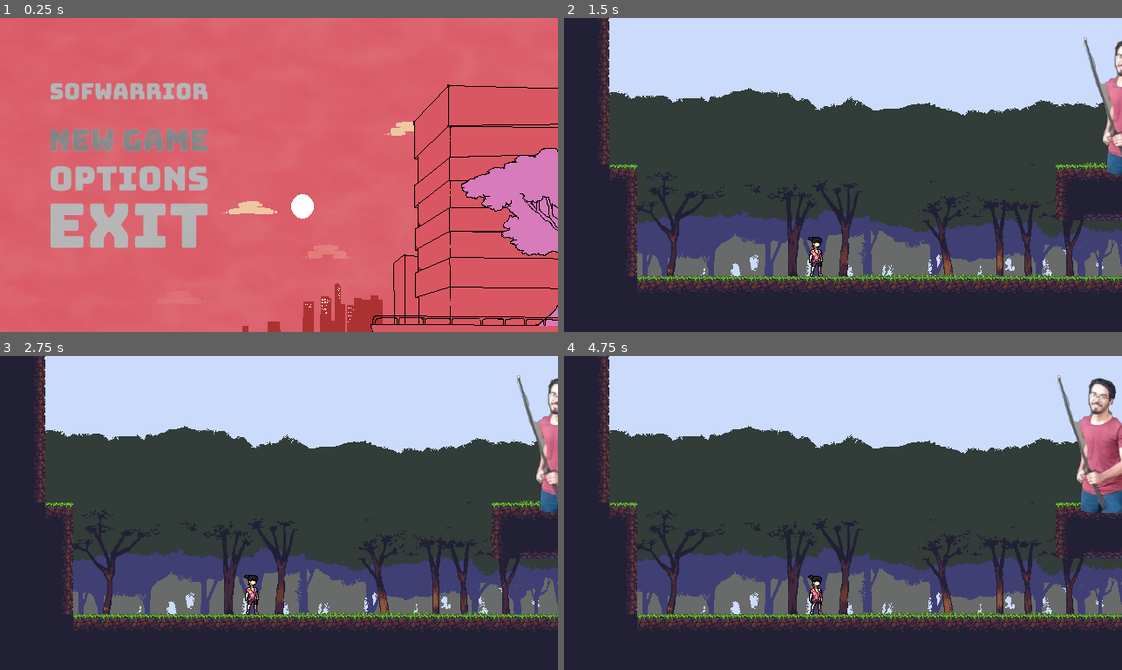
Above: before the commit, frames 1-4 (two rows, left to right).
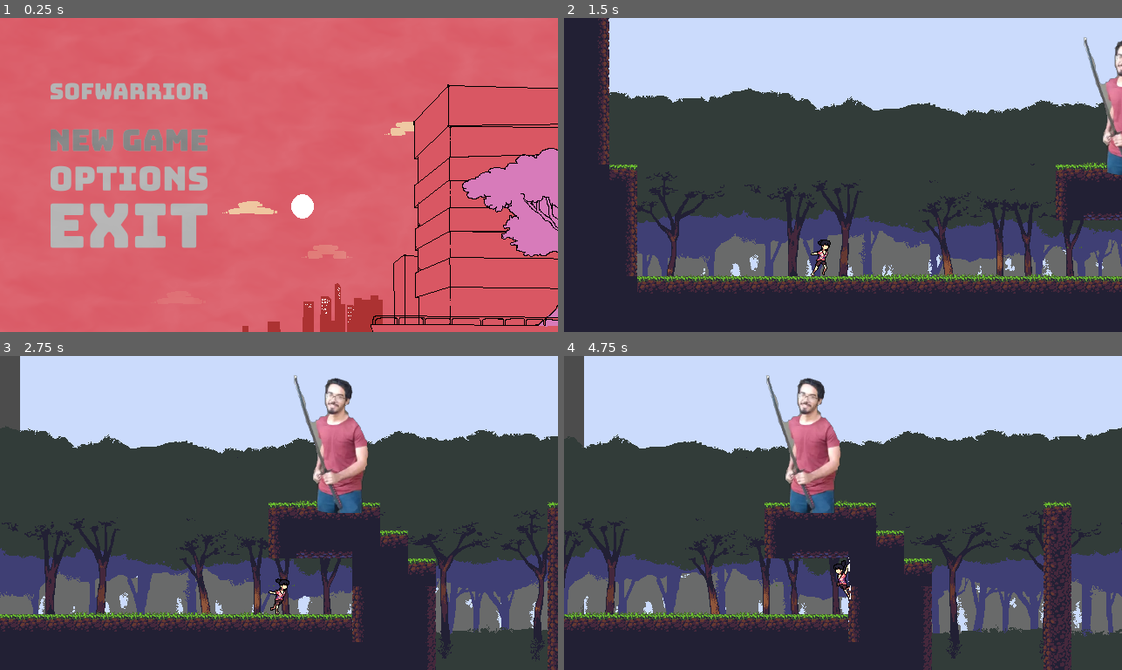
Above: after the commit, the same moments.

Repository: marcelo-lemos/Softwarrior
Game: Godot game, scene res://Nodes/UI/TitleScreen.tscn
Same seed, same stepped clock (60 frames per second), same inputs: the game is played once before the commit and once after it. The engine's default icon, where the game draws it, is replaced by a stand-in: a white triangle on a blue panel in a dark square.
Inputs (mouse positions are in pixels of both pictures, inside the frame that each line leads up to):
- Up to frame 1 (0.25 s): no input
- Up to frame 2 (1.5 s): click (692, 140) at 0.5 s; tap Enter (ui_accept) at 1.25 s; hold Right (ui_right) from 1.28 s (still down); hold X (attack) from 1.28 s (still down)
- Up to frame 3 (2.75 s): keep holding Right (ui_right); tap Z (jump) at 1.52, 1.82, 2.27, 2.3, 2.57 s; tap C (dash) at 1.55, 2.1 s; release X (attack) at 2.03 s
- Up to frame 4 (4.75 s): release Right (ui_right) at 2.78 s; hold Left (ui_left) 2.78-3.53 s; hold Z (jump) 2.78-3.53 s; tap X (attack) at 3.05, 3.6 s; hold Right (ui_right) from 3.53 s (still down); tap Z (jump) at 3.77, 4.07, 4.52, 4.55 s; tap C (dash) at 3.8 s; hold C (dash) from 4.28 s (still down)

The runs differ from the first frame. In frame 1, 0.2% of the frame differs, in the area x 82-100%, y 41-77%; in frame 2, 0.3%; in frame 3, 35%; in frame 4, 40%, in the area x 0-100%, y 0-100%.
Error before the commit: Invalid call. Nonexistent function 'attack' in base 'Area2D (Katana.gd)'. (res://Nodes/Characters/Player/Attack.gd:5)

Commit message:
ground combo works, but not exiting attack state correctly

Diff:
--- a/game/Nodes/Characters/Player/Attack.gd
+++ b/game/Nodes/Characters/Player/Attack.gd
@@ -1,8 +1,9 @@
-extends "res://Nodes/Characters/Player/Motion.gd"
+extends "res://Nodes/Characters/Player/Move.gd"
 
 func enter():
+	player.melee.connect("attack_finished", self, "_on_Katana_attack_finished")
 	print("Entered KATANA")
-	player.katana.attack()
+	player.melee.attack()
 	player.katana.get_node("AnimationPlayer").play("attack")
 	.enter()
 
@@ -12,7 +13,7 @@
 
 func handle_input(event):
 	if event.is_action_pressed("jump") and body.is_on_floor():
-		player.katana._change_state(0)
+		player.melee._change_state(0)
 		emit_signal("finished", "mid_air")
 	return .handle_input(event)
 
@@ -22,5 +23,4 @@
 	.update(delta)
 
 func _on_Katana_attack_finished():
-	print("lixo")
 	emit_signal("finished", "previous")
--- a/game/Nodes/Characters/Player/Dash.gd
+++ b/game/Nodes/Characters/Player/Dash.gd
@@ -35,7 +35,7 @@
 		player.velocity.y = JUMP_FORCE
 		emit_signal("finished", "mid_air")
 	if event.is_action_pressed("attack"):
-		emit_signal("finished", "attack")
+		emit_signal("finished", "dash_attack")
 	return .handle_input(event)
 
 func update(delta):
--- /dev/null
+++ b/game/Nodes/Characters/Player/DashAttack.gd
@@ -0,0 +1,13 @@
+extends "res://Nodes/Characters/Player/Attack.gd"
+
+# Declare member variables here. Examples:
+# var a = 2
+# var b = "text"
+
+# Called when the node enters the scene tree for the first time.
+func _ready():
+	pass # Replace with function body.
+
+# Called every frame. 'delta' is the elapsed time since the previous frame.
+#func _process(delta):
+#	pass
--- a/game/Nodes/Characters/Player/Motion.gd
+++ b/game/Nodes/Characters/Player/Motion.gd
@@ -2,7 +2,7 @@
 
 func handle_input(event):
 	if event.is_action_pressed("dash") and player.has_dash:
-		player.katana._change_state(0)
+		#player.katana._change_state(0)
 		emit_signal("finished", "dash")
 
 	if event.is_action_pressed("fire") and player.shuriken_shots > 0:
--- a/game/Nodes/Characters/Player/Move.gd
+++ b/game/Nodes/Characters/Player/Move.gd
@@ -19,7 +19,7 @@
 		emit_signal("finished", "mid_air")
 	if event.is_action_pressed("attack"):
 		player.velocity.x = 0
-		emit_signal("finished", "attack")
+		emit_signal("finished", "ground_attack")
 	return .handle_input(event)
 
 func update(delta):
--- a/game/Nodes/Characters/Player/Player.tscn
+++ b/game/Nodes/Characters/Player/Player.tscn
@@ -1,78 +1,79 @@
-[gd_scene load_steps=45 format=2]
+[gd_scene load_steps=46 format=2]
 
 [ext_resource path="res://Nodes/Characters/Player/PlayerController.gd" type="Script" id=1]
 [ext_resource path="res://Nodes/Characters/GenericCharacter.tscn" type="PackedScene" id=2]
-[ext_resource path="res://Assets/Sprites/MC/PlayerDash1.png" type="Texture" id=3]
-[ext_resource path="res://Assets/Sprites/MC/PlayerDash2.png" type="Texture" id=4]
-[ext_resource path="res://Assets/Sprites/MC/PlayerDash3.png" type="Texture" id=5]
-[ext_resource path="res://Assets/Sprites/MC/PlayerDash4.png" type="Texture" id=6]
-[ext_resource path="res://Assets/Sprites/MC/PlayerIdle1.png" type="Texture" id=7]
-[ext_resource path="res://Assets/Sprites/MC/PlayerIdle2.png" type="Texture" id=8]
-[ext_resource path="res://Assets/Sprites/MC/PlayerIdle3.png" type="Texture" id=9]
-[ext_resource path="res://Assets/Sprites/MC/PlayerIdle4.png" type="Texture" id=10]
-[ext_resource path="res://Assets/Sprites/MC/PlayerIdle5.png" type="Texture" id=11]
-[ext_resource path="res://Assets/Sprites/MC/PlayerIdle6.png" type="Texture" id=12]
-[ext_resource path="res://Assets/Sprites/MC/PlayerWall1.png" type="Texture" id=13]
-[ext_resource path="res://Assets/Sprites/MC/PlayerWall2.png" type="Texture" id=14]
-[ext_resource path="res://Assets/Sprites/MC/PlayerWall3.png" type="Texture" id=15]
-[ext_resource path="res://Assets/Sprites/MC/PlayerRun1.png" type="Texture" id=16]
-[ext_resource path="res://Assets/Sprites/MC/PlayerRun2.png" type="Texture" id=17]
-[ext_resource path="res://Assets/Sprites/MC/PlayerRun3.png" type="Texture" id=18]
-[ext_resource path="res://Assets/Sprites/MC/PlayerRun4.png" type="Texture" id=19]
-[ext_resource path="res://Assets/Sprites/MC/PlayerRun5.png" type="Texture" id=20]
-[ext_resource path="res://Assets/Sprites/MC/PlayerRun6.png" type="Texture" id=21]
-[ext_resource path="res://Assets/Sprites/MC/PlayerRun7.png" type="Texture" id=22]
-[ext_resource path="res://Assets/Sprites/MC/PlayerRun8.png" type="Texture" id=23]
-[ext_resource path="res://Assets/Sprites/MC/PlayerRun9.png" type="Texture" id=24]
-[ext_resource path="res://Assets/Sprites/MC/PlayerRun10.png" type="Texture" id=25]
-[ext_resource path="res://Assets/Sprites/MC/PlayerRun11.png" type="Texture" id=26]
-[ext_resource path="res://Assets/Sprites/MC/playerJumpDown.png" type="Texture" id=27]
-[ext_resource path="res://Assets/Sprites/MC/playerJumpUp.png" type="Texture" id=28]
-[ext_resource path="res://Nodes/Combat/Katanada.gd" type="Script" id=29]
-[ext_resource path="res://Nodes/Combat/shurikenShots.gd" type="Script" id=30]
-[ext_resource path="res://Nodes/Combat/Katana.tscn" type="PackedScene" id=31]
+[ext_resource path="res://Assets/Sprites/MC/playerJumpDown.png" type="Texture" id=3]
+[ext_resource path="res://Assets/Sprites/MC/PlayerWall1.png" type="Texture" id=4]
+[ext_resource path="res://Assets/Sprites/MC/PlayerWall2.png" type="Texture" id=5]
+[ext_resource path="res://Assets/Sprites/MC/PlayerWall3.png" type="Texture" id=6]
+[ext_resource path="res://Assets/Sprites/MC/PlayerRun1.png" type="Texture" id=7]
+[ext_resource path="res://Assets/Sprites/MC/PlayerRun2.png" type="Texture" id=8]
+[ext_resource path="res://Assets/Sprites/MC/PlayerRun3.png" type="Texture" id=9]
+[ext_resource path="res://Assets/Sprites/MC/PlayerRun4.png" type="Texture" id=10]
+[ext_resource path="res://Assets/Sprites/MC/PlayerRun5.png" type="Texture" id=11]
+[ext_resource path="res://Assets/Sprites/MC/PlayerRun6.png" type="Texture" id=12]
+[ext_resource path="res://Assets/Sprites/MC/PlayerRun7.png" type="Texture" id=13]
+[ext_resource path="res://Assets/Sprites/MC/PlayerRun8.png" type="Texture" id=14]
+[ext_resource path="res://Assets/Sprites/MC/PlayerRun9.png" type="Texture" id=15]
+[ext_resource path="res://Assets/Sprites/MC/PlayerRun10.png" type="Texture" id=16]
+[ext_resource path="res://Assets/Sprites/MC/PlayerRun11.png" type="Texture" id=17]
+[ext_resource path="res://Assets/Sprites/MC/playerJumpUp.png" type="Texture" id=18]
+[ext_resource path="res://Assets/Sprites/MC/PlayerIdle1.png" type="Texture" id=19]
+[ext_resource path="res://Assets/Sprites/MC/PlayerIdle2.png" type="Texture" id=20]
+[ext_resource path="res://Assets/Sprites/MC/PlayerIdle3.png" type="Texture" id=21]
+[ext_resource path="res://Assets/Sprites/MC/PlayerIdle4.png" type="Texture" id=22]
+[ext_resource path="res://Assets/Sprites/MC/PlayerIdle5.png" type="Texture" id=23]
+[ext_resource path="res://Assets/Sprites/MC/PlayerIdle6.png" type="Texture" id=24]
+[ext_resource path="res://Assets/Sprites/MC/PlayerDash1.png" type="Texture" id=25]
+[ext_resource path="res://Assets/Sprites/MC/PlayerDash2.png" type="Texture" id=26]
+[ext_resource path="res://Assets/Sprites/MC/PlayerDash3.png" type="Texture" id=27]
+[ext_resource path="res://Assets/Sprites/MC/PlayerDash4.png" type="Texture" id=28]
+[ext_resource path="res://Nodes/Combat/Melee.gd" type="Script" id=29]
+[ext_resource path="res://Nodes/Combat/Katana.tscn" type="PackedScene" id=30]
+[ext_resource path="res://Nodes/Combat/shurikenShots.gd" type="Script" id=31]
 [ext_resource path="res://Nodes/Characters/Player/PlayerStateMachine.gd" type="Script" id=32]
 [ext_resource path="res://Nodes/Characters/Player/Move.gd" type="Script" id=33]
 [ext_resource path="res://Nodes/Characters/Player/Dash.gd" type="Script" id=34]
 [ext_resource path="res://Nodes/Characters/Player/MidAir.gd" type="Script" id=35]
 [ext_resource path="res://Nodes/Characters/Player/OnWall.gd" type="Script" id=36]
 [ext_resource path="res://Nodes/Characters/Player/Attack.gd" type="Script" id=37]
-[ext_resource path="res://Nodes/Characters/Player/TextureEmitter.gd" type="Script" id=38]
-[ext_resource path="res://Assets/Sprites/MC/PlayerDashTrailFlip.png" type="Texture" id=39]
-[ext_resource path="res://Nodes/Characters/Player/CPUParticles2D.gd" type="Script" id=40]
-[ext_resource path="res://Assets/Sprites/MC/PlayerDashTrail.png" type="Texture" id=41]
+[ext_resource path="res://Nodes/Characters/Player/DashAttack.gd" type="Script" id=38]
+[ext_resource path="res://Nodes/Characters/Player/TextureEmitter.gd" type="Script" id=39]
+[ext_resource path="res://Assets/Sprites/MC/PlayerDashTrailFlip.png" type="Texture" id=40]
+[ext_resource path="res://Nodes/Characters/Player/CPUParticles2D.gd" type="Script" id=41]
+[ext_resource path="res://Assets/Sprites/MC/PlayerDashTrail.png" type="Texture" id=42]
 
 [sub_resource type="SpriteFrames" id=1]
 animations = [ {
-"frames": [ ExtResource( 3 ), ExtResource( 4 ), ExtResource( 5 ), ExtResource( 6 ) ],
+"frames": [ ExtResource( 3 ) ],
+"loop": true,
+"name": "JumpDown",
+"speed": 5.0
+}, {
+"frames": [ ExtResource( 4 ), ExtResource( 5 ), ExtResource( 6 ) ],
+"loop": true,
+"name": "Wall",
+"speed": 12.0
+}, {
+"frames": [ ExtResource( 7 ), ExtResource( 8 ), ExtResource( 9 ), ExtResource( 10 ), ExtResource( 11 ), ExtResource( 12 ), ExtResource( 13 ), ExtResource( 14 ), ExtResource( 15 ), ExtResource( 16 ), ExtResource( 17 ) ],
+"loop": true,
+"name": "Run",
+"speed": 19.0
+}, {
+"frames": [ ExtResource( 18 ) ],
+"loop": true,
+"name": "JumpUp",
+"speed": 5.0
+}, {
+"frames": [ ExtResource( 19 ), ExtResource( 20 ), ExtResource( 21 ), ExtResource( 22 ), ExtResource( 23 ), ExtResource( 24 ) ],
+"loop": true,
+"name": "Idle",
+"speed": 10.0
+}, {
+"frames": [ ExtResource( 25 ), ExtResource( 26 ), ExtResource( 27 ), ExtResource( 28 ) ],
 "loop": true,
 "name": "Dash",
 "speed": 12.0
-}, {
-"frames": [ ExtResource( 7 ), ExtResource( 8 ), ExtResource( 9 ), ExtResource( 10 ), ExtResource( 11 ), ExtResource( 12 ) ],
-"loop": true,
-"name": "Idle",
-"speed": 10.0
-}, {
-"frames": [ ExtResource( 13 ), ExtResource( 14 ), ExtResource( 15 ) ],
-"loop": true,
-"name": "Wall",
-"speed": 12.0
-}, {
-"frames": [ ExtResource( 16 ), ExtResource( 17 ), ExtResource( 18 ), ExtResource( 19 ), ExtResource( 20 ), ExtResource( 21 ), ExtResource( 22 ), ExtResource( 23 ), ExtResource( 24 ), ExtResource( 25 ), ExtResource( 26 ) ],
-"loop": true,
-"name": "Run",
-"speed": 19.0
-}, {
-"frames": [ ExtResource( 27 ) ],
-"loop": true,
-"name": "JumpDown",
-"speed": 5.0
-}, {
-"frames": [ ExtResource( 28 ) ],
-"loop": true,
-"name": "JumpUp",
-"speed": 5.0
 } ]
 
 [sub_resource type="RectangleShape2D" id=2]
@@ -100,12 +101,12 @@
 [node name="MeleeAttack" type="Node2D" parent="GenericCharacter"]
 script = ExtResource( 29 )
 
-[node name="RangedAttack" type="Node2D" parent="GenericCharacter"]
-script = ExtResource( 30 )
-
-[node name="Katana" parent="GenericCharacter" instance=ExtResource( 31 )]
+[node name="Katana" parent="GenericCharacter/MeleeAttack" instance=ExtResource( 30 )]
 position = Vector2( -2.14043, 4.75652 )
 scale = Vector2( 0.567981, 0.833842 )
+
+[node name="RangedAttack" type="Node2D" parent="GenericCharacter"]
+script = ExtResource( 31 )
 
 [node name="WallDetection" type="Node2D" parent="GenericCharacter"]
 editor/display_folded = true
@@ -152,8 +153,13 @@
 [node name="OnWall" type="Node" parent="GenericCharacter/StateMachine"]
 script = ExtResource( 36 )
 
-[node name="Attack" type="Node" parent="GenericCharacter/StateMachine"]
+[node name="GroundAttack" type="Node" parent="GenericCharacter/StateMachine"]
 script = ExtResource( 37 )
+
+[node name="DashAttack" type="Node" parent="GenericCharacter/StateMachine"]
+script = ExtResource( 38 )
+
+[node name="AirAttack" type="Node" parent="GenericCharacter/StateMachine"]
 
 [node name="Camera2D" type="Camera2D" parent="GenericCharacter"]
 current = true
@@ -185,15 +191,18 @@
 amount = 10
 lifetime = 0.5
 local_coords = false
-texture = ExtResource( 41 )
+texture = ExtResource( 42 )
 gravity = Vector2( 50, 0 )
 color_ramp = SubResource( 3 )
-script = ExtResource( 40 )
+script = ExtResource( 41 )
 
 [node name="Timer" type="Timer" parent="GenericCharacter/TextureEmitter/Default"]
 wait_time = 0.15
 one_shot = true
+[connection signal="animation_finished" from="GenericCharacter/MeleeAttack/Katana/AnimationPlayer" to="GenericCharacter/MeleeAttack" method="_on_AnimationPlayer_animation_finished"]
 [connection signal="timeout" from="GenericCharacter/TextureEmitter/Flip/Timer" to="GenericCharacter/TextureEmitter/Flip" method="_on_Timer_timeout"]
 [connection signal="timeout" from="GenericCharacter/TextureEmitter/Default/Timer" to="GenericCharacter/TextureEmitter/Default" method="_on_Timer_timeout"]
 
 [editable path="GenericCharacter"]
+
+[editable path="GenericCharacter/MeleeAttack/Katana"]
--- a/game/Nodes/Characters/Player/PlayerBaseState.gd
+++ b/game/Nodes/Characters/Player/PlayerBaseState.gd
@@ -11,6 +11,7 @@
 onready var trail = body.get_node("TextureEmitter")
 onready var animation = body.get_node("AnimationPlayer")
 onready var shuriken_spawner = body.get_node("RangedAttack")
+
 func enter():
 	pass
 
--- a/game/Nodes/Characters/Player/PlayerController.gd
+++ b/game/Nodes/Characters/Player/PlayerController.gd
@@ -15,7 +15,8 @@
 var has_double_jump = true
 var shuriken_shots = 4
 var shuriken = preload("res://Nodes/Combat/Shuriken.tscn")
-onready var katana = $GenericCharacter/Katana
+onready var melee = $GenericCharacter/MeleeAttack
+onready var katana = melee.get_node("Katana")
 
 func _process(delta):
 	velocity = body.move_and_slide(velocity, NORMAL)
--- a/game/Nodes/Characters/Player/PlayerStateMachine.gd
+++ b/game/Nodes/Characters/Player/PlayerStateMachine.gd
@@ -6,21 +6,23 @@
 		"dash": $Dash,
 		"mid_air": $MidAir,
 		"on_wall": $OnWall,
-		"attack": $Attack
+		"ground_attack": $GroundAttack,
+		"dash_attack": $DashAttack,
+		"air_attack": $AirAttack
 	}
 
 func _change_state(state_name):
 	if not _active:
 		return
-	if state_name in ["mid_air", "dash", "attack"]:
+	if state_name in ["mid_air", "dash", "ground_attack", "air_attack"]:
 		states_stack.push_front(states_map[state_name])
 
 	._change_state(state_name)
 
 func _input(event):
 	if event.is_action_pressed("attack"):
-		if current_state == $Attack:
+		if current_state == $GroundAttack:
 			return
-		_change_state("attack")
+		_change_state("ground_attack")
 		return
 	current_state.handle_input(event)
--- a/game/Nodes/Characters/StateMachine.gd
+++ b/game/Nodes/Characters/StateMachine.gd
@@ -47,5 +47,3 @@
 
 	if state_name != "previous":
 		current_state.enter()
-	elif current_state == $Attack:
-		_change_state("previous")
--- a/game/Nodes/Combat/Katana.gd
+++ b/game/Nodes/Combat/Katana.gd
@@ -1,8 +1,4 @@
 extends Area2D
-
-# Declare member variables here. Examples:
-# var a = 2
-# var b = "text"
 
 # Called when the node enters the scene tree for the first time.
 func _ready():
@@ -11,3 +7,14 @@
 # Called every frame. 'delta' is the elapsed time since the previous frame.
 #func _process(delta):
 #	pass
+
+func idle():
+	$AnimationPlayer.stop()
+	visible = false
+	monitoring = false
+
+func attack(attack_current):
+	$AnimationPlayer.play(attack_current['animation'])
+	visible = true
+	monitoring = true
+	print(attack_current)
--- a/game/Nodes/Combat/Katanada.gd
+++ b/game/Nodes/Combat/Melee.gd
@@ -1,6 +1,8 @@
-extends Area2D
+extends Node2D
 
 signal attack_finished
+
+onready var katana = get_node("Katana")
 
 enum STATES { IDLE, ATTACK }
 var state = null
@@ -30,7 +32,6 @@
 func _ready():
 	#$AnimationPlayer.connect('animation_finished', self, "_on_animation_finished")
 	self.connect("body_entered", self, "_on_body_entered")
-	print("lixo ready")
 	_change_state(STATES.IDLE)
 
 func _change_state(new_state):
@@ -43,15 +44,19 @@
 	match new_state:
 		STATES.IDLE:
 			combo_count = 0
-			$AnimationPlayer.stop()
-			visible = false
-			monitoring = false
+			katana.idle()
+			#$AnimationPlayer.stop()
+			#visible = false
+			#monitoring = false
 		STATES.ATTACK:
-			attack_current = combo[combo_count -1]
-			$AnimationPlayer.play(attack_current['animation'])
-			visible = true
-			monitoring = true
-			print(attack_current)
+			if combo_count <= MAX_COMBO_COUNT:
+				attack_current = combo[combo_count -1]
+				katana.attack(attack_current)
+
+			#$AnimationPlayer.play(attack_current['animation'])
+			#visible = true
+			#monitoring = true
+			#print(attack_current)
 	state = new_state
 
 func _input(event):
@@ -65,6 +70,7 @@
 func _physics_process(delta):
 	if attack_input_state == ATTACK_INPUT_STATES.REGISTERED and ready_for_next_attack:
 		print("attaque")
+		print("aaaaaaa")
 		attack()
 
 func attack():
@@ -83,6 +89,7 @@
 	if not attack_current:
 		return
 	if attack_input_state == ATTACK_INPUT_STATES.REGISTERED and combo_count < MAX_COMBO_COUNT:
+		print("Asad")
 		attack()
 	else:
 		_change_state(STATES.IDLE)
--- a/game/Nodes/UI/TitleScreen.tscn
+++ b/game/Nodes/UI/TitleScreen.tscn
@@ -98,7 +98,7 @@
 [node name="Arvore" type="AnimatedSprite" parent="."]
 z_index = 3
 frames = SubResource( 1 )
-frame = 2
+frame = 6
 playing = true
 centered = false
 
Not shown: 2 places in game/Nodes/Characters/Player/Player.tscn that only renumber resources
